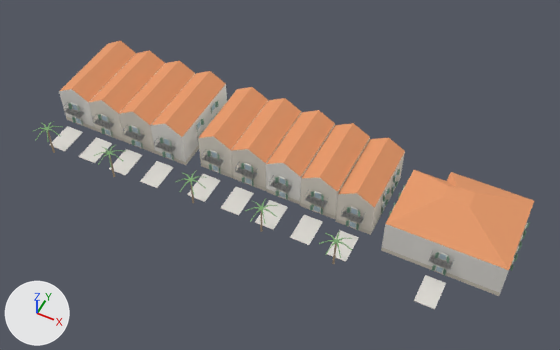
The glTF model game/models/hero/nw_cb_west.glb, before and after one commit.
Before and after are seen from a camera (50 mm lens) standing at (37.1, -65.1, 78.6) and looking at (6.4, -3.7, 1.9). The axes (+X, +Y, +Z) are drawn at lower left. The lights are the same throughout. The first picture is the older version. Objects named as collision shapes, trigger or cutter boxes, shadow casters or lower levels of detail are left out. Vertices at exactly the same position are counted once.

In view in the first picture: 'nw_cb_west_lod0'.
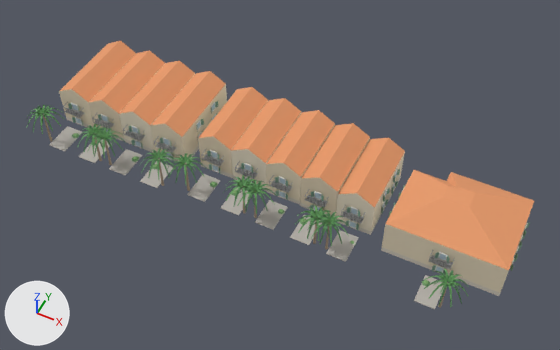
Pixel boxes [x1, y1, x2, y2] of what changed, in the pictures (560 x 350 px):
'nw_cb_west_lod0', reshaped
    before: [32, 41, 534, 309]
    after: [27, 41, 534, 309]
part 1 of me_nw_cb_west_lod0, deleted
    before: [32, 121, 447, 266]
part 2 of me_nw_cb_west_lod0, built on
    before: [63, 107, 362, 221]
    after: [27, 102, 365, 250]
part 3 of me_nw_cb_west_lod0, built on (green)
    after: [422, 251, 469, 307]
part 4 of me_nw_cb_west_lod0, recoloured
    both: [50, 84, 509, 309]

What changed in the scene script:
```text
Change me_nw_cb_west_lod0:
    used by ob_nw_cb_west_lod0; location = (0.0, 0.0, 0.0)
    remove me_nw_cb_west_lod0.from_pydata(...)  # 5659 vertices, 8554 faces; spans x -27.3..38.1, y -14.5..6.1, z -2.3..6.7
    add me_nw_cb_west_lod0.from_pydata(...)  # 7859 vertices, 11964 faces; spans x -28.6..38.1, y -13.6..6.1, z -2.3..6.7
    me_nw_cb_west_lod0 part 1: 99 loose pieces with 912 vertices, spanning x -26.2..30.7, y -14.5..-6.5, z -1.1..4.8, are deleted
    me_nw_cb_west_lod0 part 2: 34 vertices moved from x -25.2..19.2, y -7.4..-6.5, z 2.0..3.7 to x -25.4..19.2, y -7.4..-6.5, z 2.0..3.7; 151 vertices removed from x -25.8..19.2, y -7.4..-5.4, z 2.4..3.7; 2855 vertices added at x -28.6..19.2, y -13.5..-5.4, z -1.0..5.7
    me_nw_cb_west_lod0 part 3: 12 vertices removed from x 28.5..31.3, y -7.4..-6.2, z 1.6; 348 vertices added at x 28.5..34.4, y -13.6..-6.2, z -2.3..3.5
    me_nw_cb_west_lod0 part 4: 264 kept faces spanning x -26.9..37.7, y -11.7..5.7, z -2.0..6.7 get new vertex colours
    other edits to the shape of me_nw_cb_west_lod0 do not show in these pictures
```
